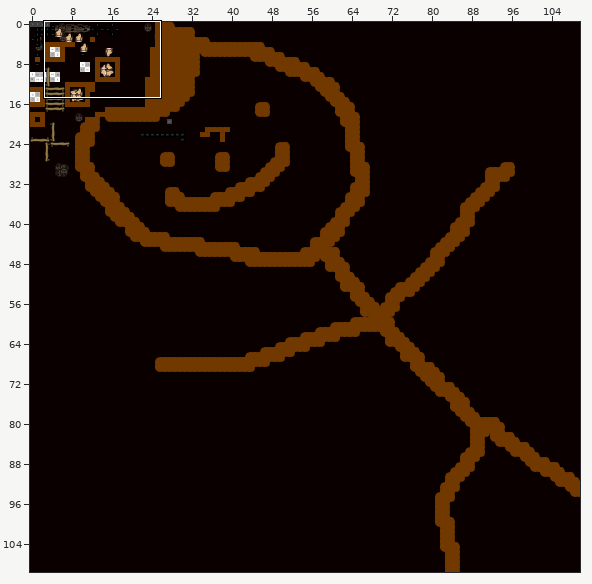
An edit to a level. Tiled map, Monofoxe/Monofoxe/Content/Maps/test.tmx. Above: a wide view before the commit, with the close-up outlined.
Close-up. Before the commit:
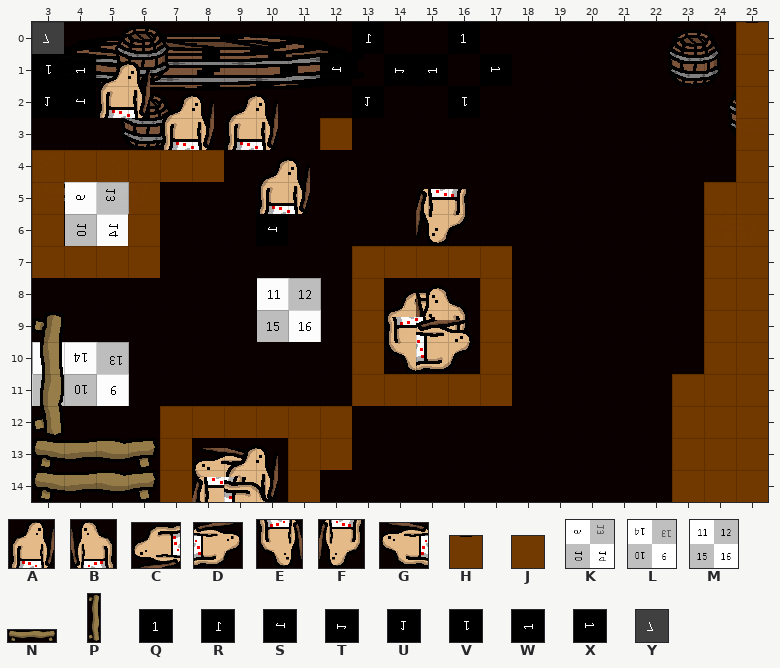
Cells are 32x32 px. Shown: x 3..25, y 0..14.
Key: from "barrel": A 0, B 0 flipped left-right, C 0 flipped on the diagonal, D 0 flipped on the other diagonal, E 0 flipped up-down, F 0 turned 180, G 0 turned 270; from "dirt": H 1, J 3; from "mahBoi": K 2 flipped on the diagonal, L 2 turned 180, M 3; from "objects": N 1 "bench", P 1 turned 90 "bench"; from "testTileset": Q 0, R 0 flipped left-right, S 0 flipped on the diagonal, T 0 flipped on the other diagonal, U 0 flipped up-down, V 0 turned 180, W 0 turned 270, X 0 turned 90, Y 6 flipped up-down.
_ is an empty cell.
Layer "folder/Tile Layer 1" before, first column x 3:
 0 Y_________R__Q________H
 1 VW_______S_TW_X_______J
 2 USA_______U__V________J
 3 ____A_A__J____________J
 4 JJJJJJ________________J
 5 J__J___A_____________JJ
 6 JK_J___S____F________JJ
 7 JJJJ______JJJJJ______JJ
 8 __________J___J______JJ
 9 _______M__JCB_J______JJ
10 __________JED_J______JJ
11 _L________JJJJJ_____JJJ
12 P___JJJJJJ__________JJJ
13 N___J___JJ__________JJJ
14 N___JGA_J___________JJJ
And afterwards:
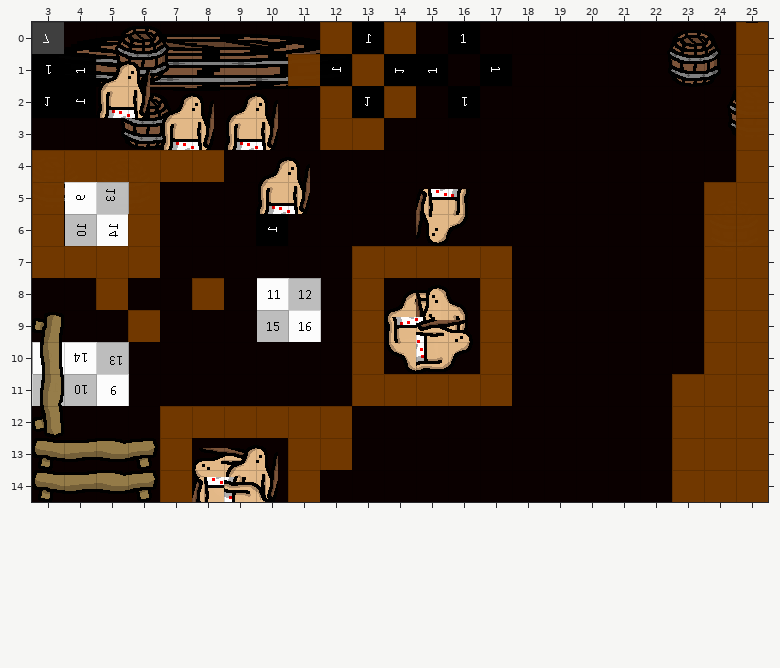
From the commit log: Tested tileset offsets.
What changed:
Changed rows in their new state; . is an unchanged cell.
Layer "folder/Tile Layer 1":
first column x 11:
 0 .J.J
 1 J.J.
 2 .J.J
 3 ..J.
first column x 5:
 8 J..J
 9 .J..
Pixel boxes of the changes (left, top, right, bottom) in both close-ups:
added: (288, 22, 416, 150)
added: (96, 278, 160, 342)
added: (192, 278, 224, 310)
